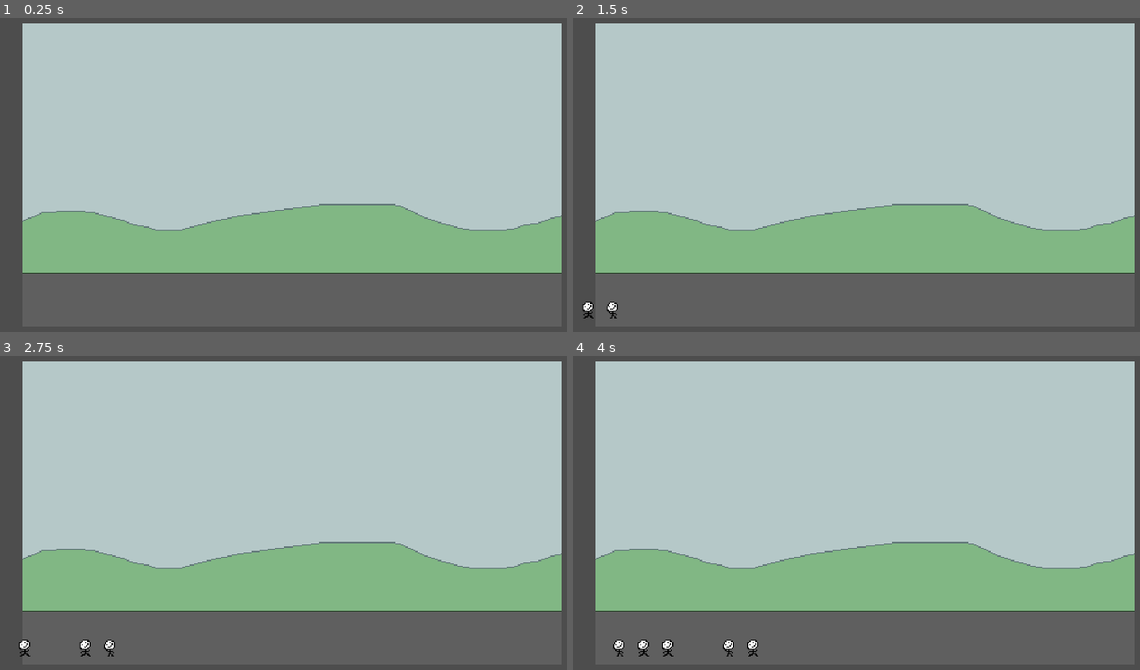
Above: before the commit, frames 1-4 (two rows, left to right).
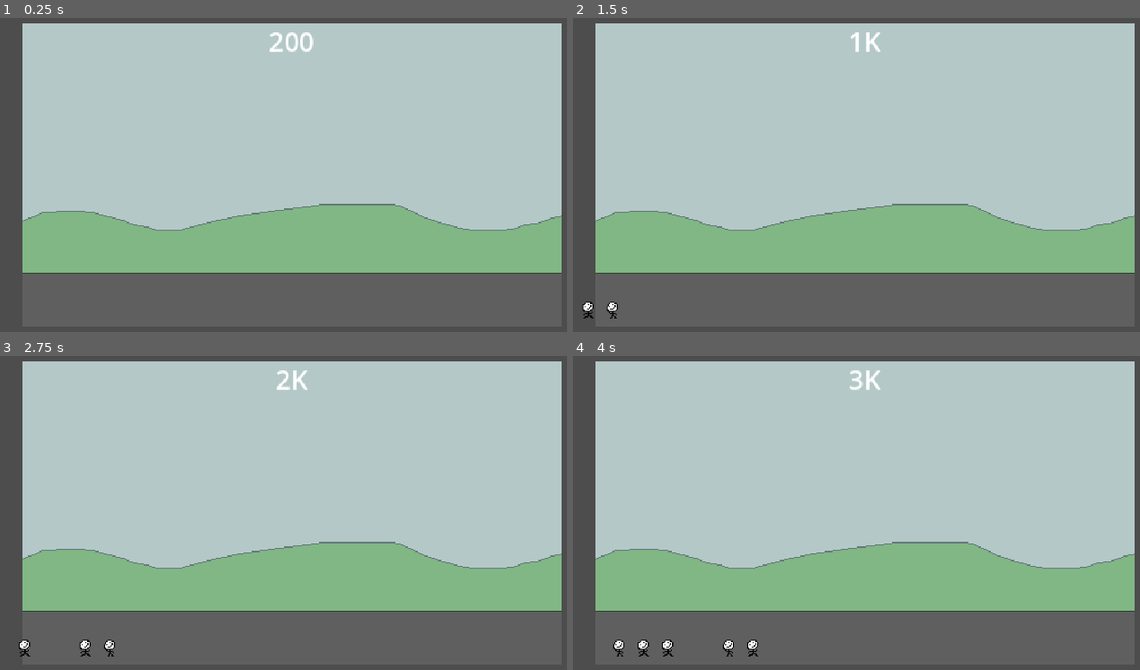
Above: after the commit, the same moments.

Repository: DISN-kolo/bubble-clicker-ggj25
Game: Godot game, scene res://MainScene.tscn
Two runs of this game, one before a commit and one after it. Both use one fixed random seed, a clock stepped at 60 frames per second and the inputs below.
Inputs:
- Up to frame 1 (0.25 s): no input
- Up to frame 2 (1.5 s): tap Enter (ui_accept) at 0.5, 0.77 s; hold Right (ui_right) from 0.53 s (still down)
- Up to frame 3 (2.75 s): tap Enter (ui_accept) at 1.52 s; release Right (ui_right) at 2.03 s; hold Left (ui_left) from 2.03 s (still down)
- Up to frame 4 (4 s): release Left (ui_left) at 2.78 s; hold Right (ui_right) from 2.78 s (still down); tap Enter (ui_accept) at 3.02, 3.77 s

The runs differ from the first frame. In frame 1, 0.2% of the frame differs, in the area x 47-56%, y 4-11%; in frame 2, 0.1%; in frame 3, 0.2%; in frame 4, 0.2%.

Commit message:
bubble count done

Diff:
--- a/MainScene.tscn
+++ b/MainScene.tscn
@@ -1,7 +1,8 @@
-[gd_scene load_steps=4 format=3 uid="uid://bkqv4ff16jo6u"]
+[gd_scene load_steps=5 format=3 uid="uid://bkqv4ff16jo6u"]
 
 [ext_resource type="Texture2D" uid="uid://byfs85ws3xdmn" path="res://resources/BG.png" id="1_37jlj"]
 [ext_resource type="Script" path="res://MainScene.gd" id="1_uu0e3"]
+[ext_resource type="PackedScene" uid="uid://c4gg0fe78alrh" path="res://bubbles_value/bubbles_value.tscn" id="3_n88jn"]
 
 [sub_resource type="RectangleShape2D" id="RectangleShape2D_f88cq"]
 size = Vector2(82, 313)
@@ -30,6 +31,17 @@
 position = Vector2(304, 2)
 shape = SubResource("RectangleShape2D_f88cq")
 
+[node name="BubblesCount" parent="." instance=ExtResource("3_n88jn")]
+anchors_preset = 5
+anchor_left = 0.5
+anchor_right = 0.5
+anchor_bottom = 0.0
+offset_top = -136.0
+offset_bottom = -136.0
+grow_vertical = 1
+size_flags_horizontal = 4
+size_flags_vertical = 4
+
 [connection signal="timeout" from="Timer" to="." method="_on_timer_timeout"]
 [connection signal="body_entered" from="killzoneTioLeft" to="." method="_on_killzone_tio_left_body_entered"]
 [connection signal="body_entered" from="killzoneTioRight" to="." method="_on_killzone_tio_right_body_entered"]
--- /dev/null
+++ b/bubbles_value/bubbles_value.gd
@@ -0,0 +1,97 @@
+extends Control
+
+const NOTATION : Array = ['','K','M','B','T','Qa','Qi','Sx','Sp','Oc']
+
+var passive: String = "100";
+
+var bubbles_value: Array = []:
+	set(value):
+		bubbles_value = value;
+		%Label.text = str(bubbles_value[bubbles_value.size() -1]) + NOTATION[bubbles_value.size() -1];
+
+func _ready():
+	bubbles_value = arrayBubbles("0");
+
+func displayBubbles():
+	var tmp = bubbles_value.duplicate();
+	var nStr = "";
+
+	while tmp:
+		nStr += str(tmp.pop_back()).pad_zeros(3);
+
+	for i in range(nStr.length()):
+		if nStr[i] != '0':
+			nStr = nStr.substr(i,-1)
+			break;
+	return nStr;
+
+func arrayBubbles(num: String):
+	var arr = [];
+
+	while num != "":
+		if num.length() < 3:
+			arr.append(int (num));
+			break;
+		arr.append(int (num.substr(num.length() - 3, 3)));
+		num = num.substr(0, num.length() - 3);
+	return arr;
+
+func add(num : Array):
+	var result = [];
+	var carry = 0;
+
+	while num.size() > 0 or bubbles_value.size() > 0:
+		var sum = 0;
+
+		if num.size() > 0:
+			sum += num.pop_front();
+
+		if bubbles_value.size() > 0:
+			sum += bubbles_value.pop_front();
+
+		sum += carry;
+		carry = 0;
+
+		result.append(arrayBubbles(str(sum))[0]);
+
+		if arrayBubbles(str(sum)).size() > 1:
+			carry = arrayBubbles(str(sum))[1];
+
+	if carry != 0:
+		result.append(carry);
+
+	bubbles_value = result;
+
+func subtract(num):
+	var result = [];
+	var borrow = 0;
+
+	while num.size() > 0 or bubbles_value.size() > 0:
+		var diff= 0;
+
+		if bubbles_value.size() > 0:
+			diff += bubbles_value.pop_front();
+
+		if num.size() > 0:
+			diff -= num.pop_front();
+
+		diff -= borrow;
+
+		if diff < 0:
+			diff += 1000;
+			borrow = 1;
+		else:
+			borrow = 0;
+
+		result.append(arrayBubbles(str(diff))[0]);
+
+	bubbles_value = result;
+
+func addBubbles(num: String):
+	add(arrayBubbles(num));
+
+func subtractBubbles(num: String):
+	subtract(arrayBubbles(num));
+
+func _on_timer_timeout():
+	add(arrayBubbles(passive));
--- /dev/null
+++ b/bubbles_value/bubbles_value.tscn
@@ -0,0 +1,38 @@
+[gd_scene load_steps=3 format=3 uid="uid://c4gg0fe78alrh"]
+
+[ext_resource type="Script" path="res://bubbles_value/bubbles_value.gd" id="1_7il01"]
+
+[sub_resource type="LabelSettings" id="LabelSettings_q42rw"]
+font_size = 24
+
+[node name="Control" type="Control"]
+layout_mode = 3
+anchors_preset = 15
+anchor_right = 1.0
+anchor_bottom = 1.0
+grow_horizontal = 2
+grow_vertical = 2
+script = ExtResource("1_7il01")
+
+[node name="Label" type="Label" parent="."]
+unique_name_in_owner = true
+layout_mode = 1
+anchors_preset = 5
+anchor_left = 0.5
+anchor_right = 0.5
+offset_left = -960.0
+offset_right = 960.0
+offset_bottom = 51.0
+grow_horizontal = 2
+text = "0
+"
+label_settings = SubResource("LabelSettings_q42rw")
+horizontal_alignment = 1
+max_lines_visible = 1
+
+[node name="Timer" type="Timer" parent="."]
+process_callback = 0
+wait_time = 0.1
+autostart = true
+
+[connection signal="timeout" from="Timer" to="." method="_on_timer_timeout"]
